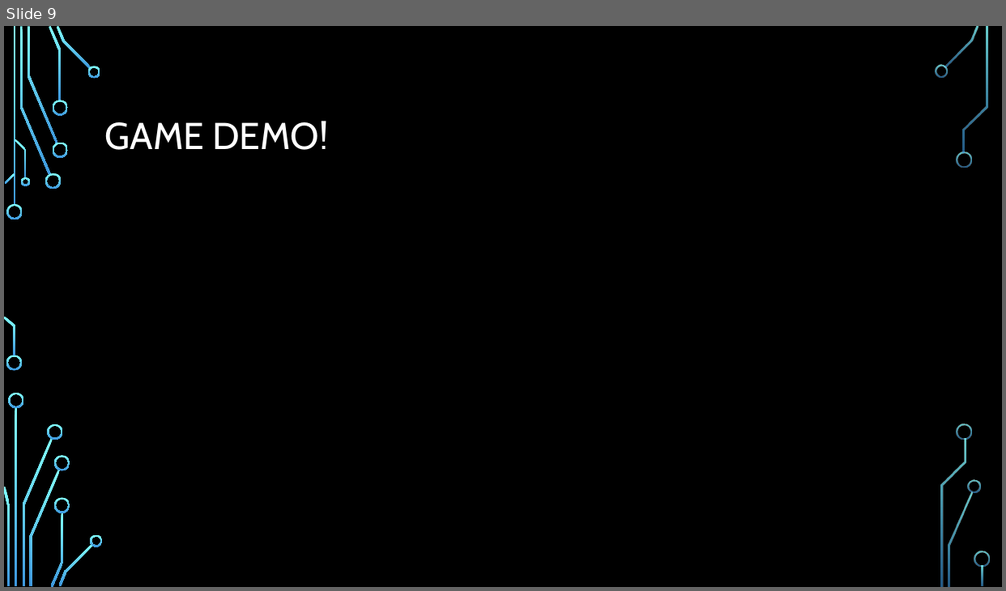
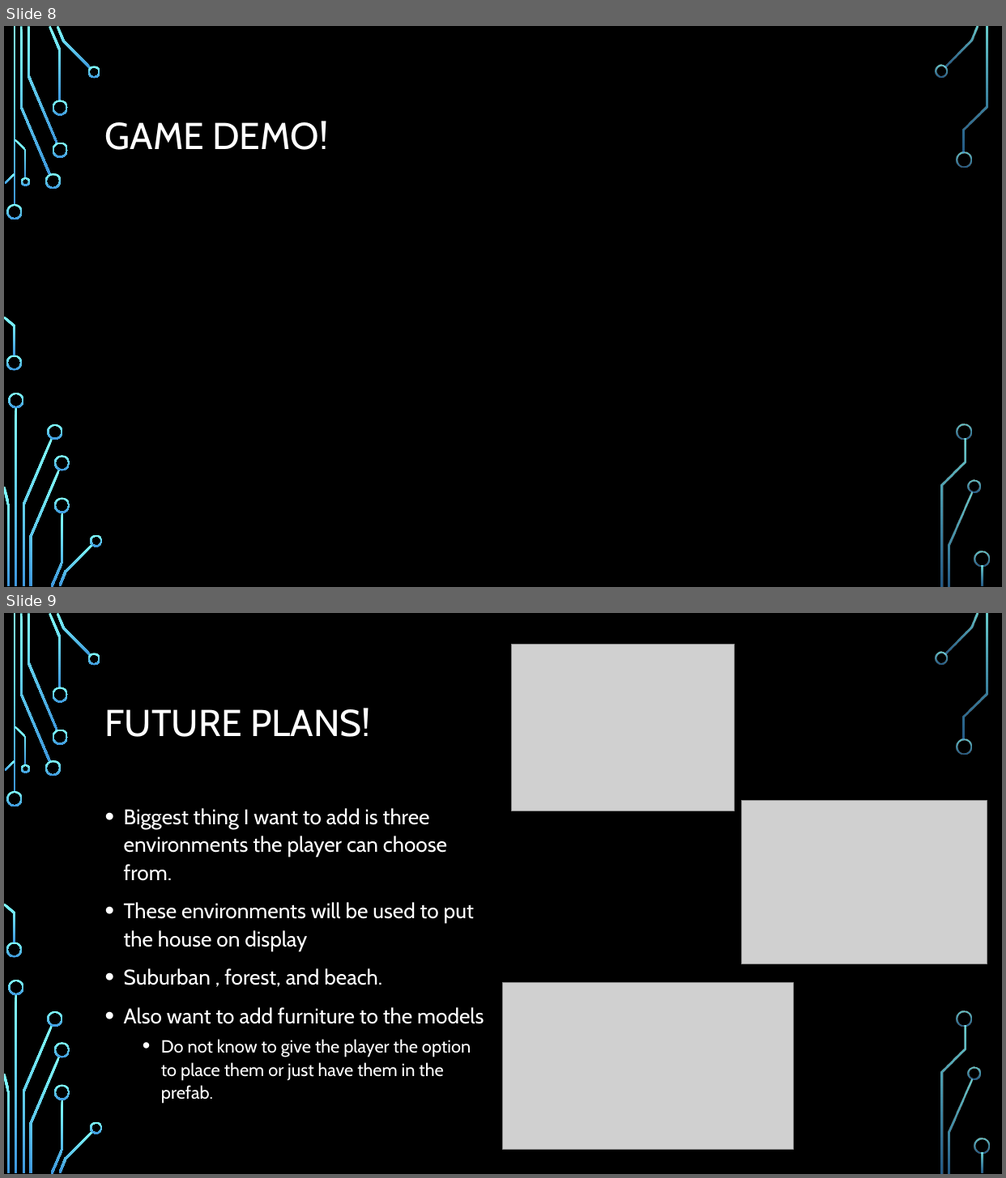
Before and after one commit to carsonmcmahan/SeniorVRGame, a slide deck: VR Presentation.pptx. Shown one above the other, each under a label of ours: slide 9 before the commit, slides 8 and 9 after it. The pictures are 1006x591 and 1006x1178 pixels, drawn with LibreOffice and Linux fonts; fonts in the diff are those of the drawing; grey boxes stand for pictures; background and template pictures are left out. Boxes give left, top, right and bottom in pixels: in the first picture for what was removed or moved away, otherwise in the second. Text is boxed around its words. In the diff, an @@ line names an element or a change of style, - is before the commit and + after.

```diff
--- a/VR Presentation.pptx
+++ b/VR Presentation.pptx
@@ slide 9 added at bbox=[4, 613, 1002, 1174], background picture (left out); not listed: 36 template elements that a slide beside it also shows @@
@@ picture added at bbox=[512, 644, 735, 811] @@
@@ title added at bbox=[105, 708, 371, 737], 36 pt, text #FFFFFF @@
+FUTURE PLANS!
@@ picture added at bbox=[741, 801, 987, 964] @@
@@ text added at bbox=[124, 808, 484, 1081], 20.4 pt, text #FFFFFF @@
+• Biggest thing I want to add is three environments the player can choose from.
+• These environments will be used to put the house on display
+• Suburban , forest, and beach.
+• Also want to add furniture to the models
+  • Do not know to give the player the option to place them or just have them in the prefab.
@@ picture added at bbox=[503, 983, 793, 1150] @@
@@ what was slide 9 is now slide 8 @@
```
Also in this commit, not shown: 1 other slide added, 2 slides removed.
